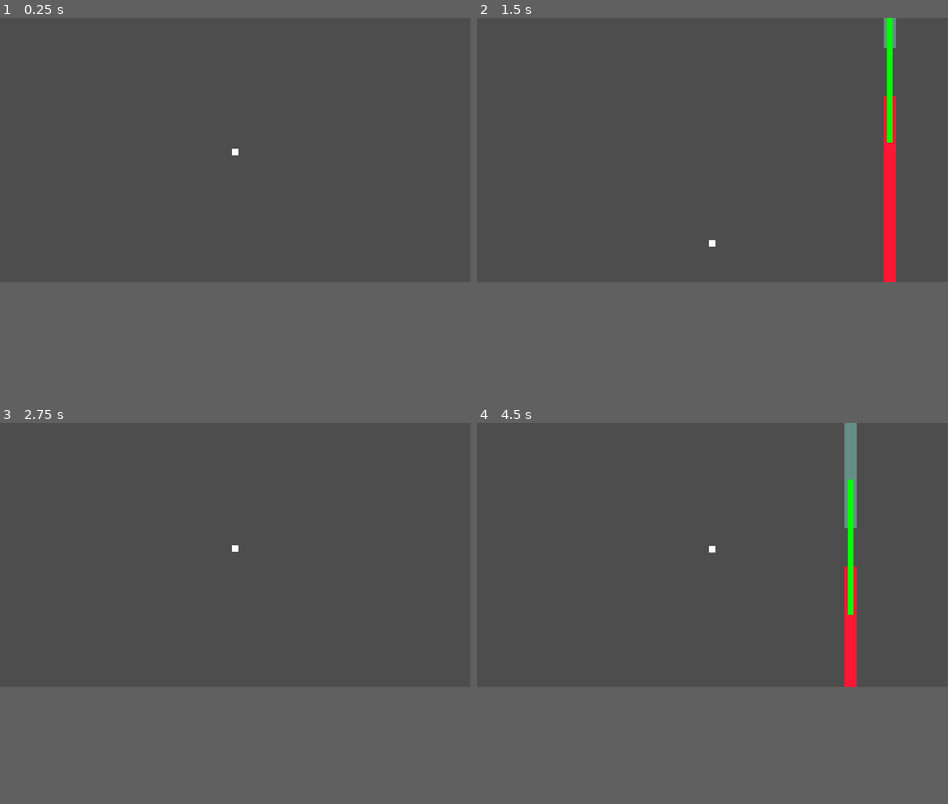
Above: before the commit, frames 1-4 (two rows, left to right).
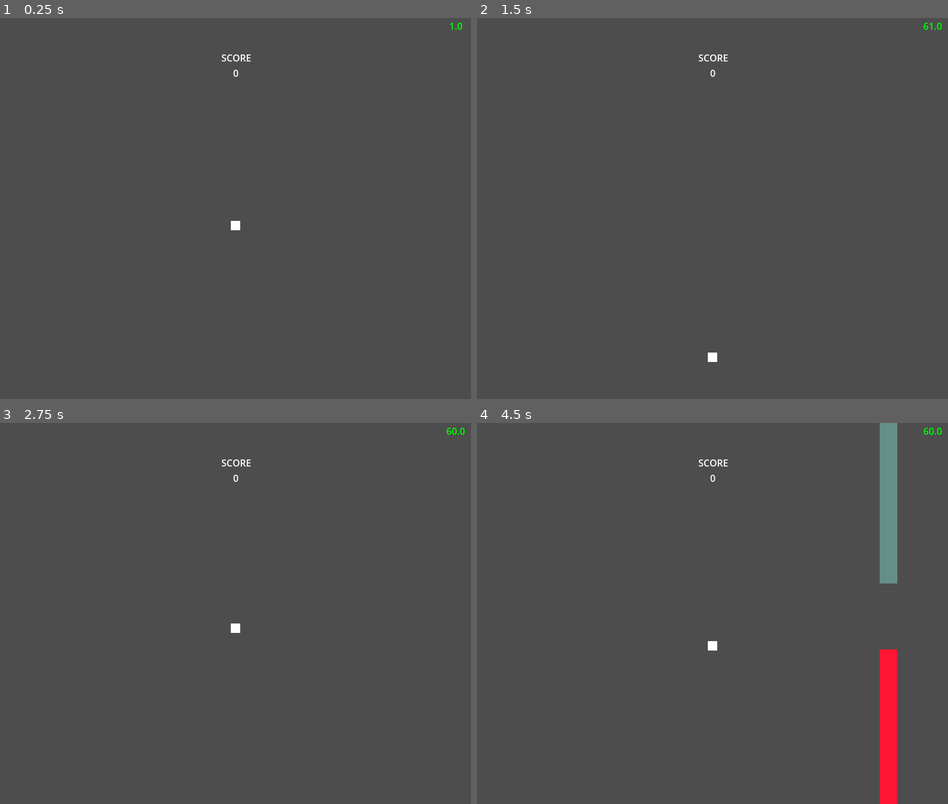
Above: after the commit, the same moments.

Repository: CL-Frank/20-Game-Challenge
Game: Godot game, scene res://scenes/game_manager.tscn
Same seed, same stepped clock (60 frames per second), same inputs: the game is played once before the commit and once after it.
Inputs:
- Up to frame 1 (0.25 s): no input
- Up to frame 2 (1.5 s): tap Space (jump) at 0.77 s
- Up to frame 3 (2.75 s): tap Space (jump) at 1.52 s
- Up to frame 4 (4.5 s): tap Space (jump) at 3.02, 3.77 s
In our replay, the window is 799x449 before the commit and 800x648 after it. These sizes can differ from the game's own. Grey fills any space a smaller window leaves; there, only what the larger window draws over its background counts as a difference.

The runs differ from the first frame. In frame 1, 0.2% of the frame differs, in the area x 47-99%, y 1-56%; in frame 2, 1.8%; in frame 3, 0.2%; in frame 4, 5.0%, in the area x 47-99%, y 0-100%.

Commit message:
Tweaks to game settings

Diff:
--- a/game_1_flappy_bird/project.godot
+++ b/game_1_flappy_bird/project.godot
@@ -15,6 +15,10 @@
 config/features=PackedStringArray("4.4", "Forward Plus")
 config/icon="res://icon.svg"
 
+[display]
+
+window/size/viewport_width=800
+
 [input]
 
 jump={
--- a/game_1_flappy_bird/scenes/game_manager.tscn
+++ b/game_1_flappy_bird/scenes/game_manager.tscn
@@ -1,27 +1,74 @@
 [gd_scene load_steps=5 format=3 uid="uid://b2rqja2kybn2w"]
 
+[ext_resource type="Script" uid="uid://cnivn6hqalyfr" path="res://scripts/game_manager.gd" id="1_eaq8r"]
 [ext_resource type="PackedScene" uid="uid://bvrwk40ehoo07" path="res://scenes/bird.tscn" id="1_hwd4i"]
-[ext_resource type="PackedScene" uid="uid://cd2t08et8w6wu" path="res://scenes/pipe.tscn" id="2_glms7"]
 [ext_resource type="PackedScene" uid="uid://cvakkepwgsagp" path="res://scenes/killzone.tscn" id="3_udu3i"]
-[ext_resource type="Script" uid="uid://coiunwi2b2mos" path="res://scripts/pipe_spawner.gd" id="4_oo155"]
+[ext_resource type="PackedScene" uid="uid://clix4xcjuym67" path="res://scenes/pipe_spawner.tscn" id="4_oo155"]
 
-[node name="GameManager" type="Node2D"]
+[node name="GameManager" type="Node2D" node_paths=PackedStringArray("pipe_spawner")]
+script = ExtResource("1_eaq8r")
+pipeDistanceVariation = 1.0
+pipeHeightVariation = 1.0
+pipe_spawner = NodePath("PipeSpawner")
+
+[node name="PipeSpawner" parent="." instance=ExtResource("4_oo155")]
+position = Vector2(400, 0)
 
 [node name="bird" parent="." instance=ExtResource("1_hwd4i")]
 
 [node name="Camera2D" type="Camera2D" parent="bird"]
-limit_top = -300
-limit_bottom = 0
+limit_top = -324
+limit_bottom = 324
+editor_draw_limits = true
 
-[node name="Killzone" parent="." instance=ExtResource("3_udu3i")]
-position = Vector2(283, 385)
+[node name="Killzone_T" parent="." instance=ExtResource("3_udu3i")]
+position = Vector2(0, -324)
+rotation = 3.14159
 
-[node name="PipeSpawner" type="Node2D" parent="."]
-position = Vector2(405, 0)
-script = ExtResource("4_oo155")
-pipe = ExtResource("2_glms7")
+[node name="Killzone_B" parent="." instance=ExtResource("3_udu3i")]
+position = Vector2(0, 324)
 
-[node name="Timer" type="Timer" parent="PipeSpawner"]
-wait_time = 2.0
+[node name="Control" type="Control" parent="."]
+layout_mode = 3
+anchors_preset = 8
+anchor_left = 0.5
+anchor_top = 0.5
+anchor_right = 0.5
+anchor_bottom = 0.5
+offset_left = -397.0
+offset_top = -322.0
+offset_right = 400.0
+offset_bottom = 325.0
+grow_horizontal = 2
+grow_vertical = 2
 
-[connection signal="timeout" from="PipeSpawner/Timer" to="PipeSpawner" method="_on_timer_timeout"]
+[node name="Score" type="Label" parent="Control"]
+layout_mode = 1
+anchors_preset = 5
+anchor_left = 0.5
+anchor_right = 0.5
+offset_left = -25.5
+offset_top = 54.0
+offset_right = 25.5
+offset_bottom = 77.0
+grow_horizontal = 2
+text = "SCORE"
+horizontal_alignment = 1
+
+[node name="FPS" type="Label" parent="Control"]
+layout_mode = 1
+anchors_preset = 1
+anchor_left = 1.0
+anchor_right = 1.0
+offset_left = -51.0
+offset_bottom = 49.0
+grow_horizontal = 0
+theme_override_colors/font_color = Color(0, 1, 0, 1)
+text = "FPS
+"
+horizontal_alignment = 1
+
+[node name="GameTime" type="Timer" parent="."]
+autostart = true
+
+[connection signal="timeout" from="GameTime" to="." method="_on_game_time_timeout"]
--- a/game_1_flappy_bird/scenes/pipe.tscn
+++ b/game_1_flappy_bird/scenes/pipe.tscn
@@ -42,19 +42,20 @@
 mesh = SubResource("QuadMesh_8x3ej")
 
 [node name="Goal" type="Area2D" parent="."]
-modulate = Color(0, 1, 0, 1)
+scale = Vector2(1, 10)
 
 [node name="CollisionShape2D" type="CollisionShape2D" parent="Goal"]
 shape = SubResource("RectangleShape2D_8x3ej")
 
 [node name="MeshInstance2D" type="MeshInstance2D" parent="Goal/CollisionShape2D"]
+visible = false
 scale = Vector2(14, 36)
 mesh = SubResource("QuadMesh_arpqm")
 
 [node name="Timer" type="Timer" parent="."]
 wait_time = 3.0
 
-[connection signal="body_entered" from="Top" to="." method="_on_area_2d_body_entered"]
-[connection signal="body_entered" from="Bottom" to="." method="_on_area_2d_body_entered"]
+[connection signal="body_entered" from="Top" to="." method="_on_top_body_entered"]
+[connection signal="body_entered" from="Bottom" to="." method="_on_top_body_entered"]
 [connection signal="body_entered" from="Goal" to="." method="_on_goal_body_entered"]
 [connection signal="timeout" from="Timer" to="." method="_on_timer_timeout"]
--- /dev/null
+++ b/game_1_flappy_bird/scenes/pipe_spawner.tscn
@@ -0,0 +1,12 @@
+[gd_scene load_steps=3 format=3 uid="uid://clix4xcjuym67"]
+
+[ext_resource type="Script" uid="uid://coiunwi2b2mos" path="res://scripts/pipe_spawner.gd" id="1_vfdvo"]
+[ext_resource type="PackedScene" uid="uid://cd2t08et8w6wu" path="res://scenes/pipe.tscn" id="2_4jbh1"]
+
+[node name="PipeSpawner" type="Node2D"]
+script = ExtResource("1_vfdvo")
+pipe = ExtResource("2_4jbh1")
+
+[node name="TimeBetweenPipes" type="Timer" parent="."]
+
+[connection signal="timeout" from="TimeBetweenPipes" to="." method="_on_timer_timeout"]
--- a/game_1_flappy_bird/scripts/bird.gd
+++ b/game_1_flappy_bird/scripts/bird.gd
@@ -1,9 +1,9 @@
 extends CharacterBody2D
 
 
-const SPEED = 250.0
+#const SPEED = 250.0
 const JUMP_VELOCITY = -400.0
-
+var score = 0
 
 func _physics_process(delta: float) -> void:
 	# Add the gravity.
@@ -13,7 +13,6 @@
 		velocity.y = JUMP_VELOCITY
 	else:
 		velocity += get_gravity() * delta
-	velocity.x = SPEED
 	move_and_slide()
 
 func endGame()-> void:
--- /dev/null
+++ b/game_1_flappy_bird/scripts/game_manager.gd
@@ -0,0 +1,34 @@
+extends Node2D
+@export var difficulty = 0.0
+@export_range(1,5) var pipeDistanceVariation: float
+@export_range(1,5) var pipeHeightVariation : float
+@onready var score_label: Label = $Control/Score
+@onready var bird: CharacterBody2D = $bird
+@onready var fps_label: Label = $Control/FPS
+
+var SPEED = 250
+var score = 0
+var fps = 0.0
+
+@export var pipe_spawner: Node2D
+
+
+func _ready() -> void:
+	pipe_spawner.distanceVariation = pipeDistanceVariation
+	pipe_spawner.heightVariation = pipeHeightVariation
+	pipe_spawner.is_ready = true
+
+	pipe_spawner.start()
+
+	print(pipe_spawner.distanceVariation)
+
+func _process(delta: float) -> void:
+	pipe_spawner.position.x -= SPEED * delta
+	score_label.text = "SCORE\n" + str(bird.score)
+	fps_label.text = str(Engine.get_frames_per_second())
+	#difficulty += 0.01 * delta
+
+
+
+func _on_game_time_timeout() -> void:
+	SPEED += 5
--- a/game_1_flappy_bird/scripts/pipe.gd
+++ b/game_1_flappy_bird/scripts/pipe.gd
@@ -3,24 +3,34 @@
 @onready var bottom: Area2D = $Bottom
 @onready var goal: Area2D = $Goal
 
-var distance = 500
-var minHeight = -200
-var maxHeight = 200
+
+var gap = 500
+
+var cleared = false
+
+var heightVariation = 1.0
+var minHeight = -200.0 * heightVariation
+var maxHeight = 200.0 * heightVariation
 
 func _ready() -> void:
+	#Center Gap between the two pipes
+	top.position.y = gap
+	bottom.position.y = -gap
+
+	#Ensure the goal covers the entire Center Gap
+	#goal.scale.y += gap/60
+
 	var height = randf_range(minHeight, maxHeight)
-	top.position.y = distance
-	bottom.position.y = -distance
-
-	goal.scale.y = distance/30
-
 	position.y = height
-	print(height)
-
 
 func _on_goal_body_entered(body: Node2D) -> void:
 	$Timer.start()
-
+	cleared = true
+	body.score += 1
 
 func _on_timer_timeout() -> void:
 	queue_free()
+
+
+func _on_top_body_entered(body: Node2D) -> void:
+	body.endGame()
--- a/game_1_flappy_bird/scripts/pipe_spawner.gd
+++ b/game_1_flappy_bird/scripts/pipe_spawner.gd
@@ -1,36 +1,38 @@
 extends Node2D
 @export var pipe: PackedScene
-var minPipeDistance = 2.7
+var minPipeDistance = 2.8
 var MaxPipeDistance = 3.2
 var nextPipe
 var currentPipe
-@onready var timer: Timer = $Timer
 
+var distanceVariation = 1.0
+var heightVariation = 1.0
+
+var waitTime = 1.0
+var is_ready = false
+
+@onready var timer: Timer = $TimeBetweenPipes
 # Called when the node enters the scene tree for the first time.
 
-func _ready() -> void:
-	spawn_new_pipe()
-
+func start() -> void:
+	if is_ready:
+		spawn_new_pipe()
+		spawn_new_pipe()
 # Called every frame. 'delta' is the elapsed time since the previous frame.
+func _process(delta: float) -> void:
+	if(currentPipe.cleared):
+		spawn_new_pipe()
+		currentPipe = nextPipe
 
 func spawn_new_pipe() -> void:
-	var distance = randf_range(minPipeDistance, MaxPipeDistance)
+	#Randomize the center gap of each pipe instance
+	var gap = randf_range(minPipeDistance, MaxPipeDistance * heightVariation)
 	nextPipe = pipe.instantiate()
-
-	nextPipe.distance = distance * 100
-
+	nextPipe.gap = gap * 100
 	add_child(nextPipe)
-
+	#Distance each pipe pair instance by 500px
 	if(currentPipe):
-		nextPipe.position.x = currentPipe.position.x + 500
+		nextPipe.position.x = float(currentPipe.position.x) + (500 * distanceVariation)
 	else:
 		nextPipe.position.x = position.x
-
 	currentPipe = nextPipe
-	timer.start()
-
-
-
-
-func _on_timer_timeout() -> void:
-	spawn_new_pipe()
Not shown, added: game_1_flappy_bird/scripts/game_manager.gd.uid
